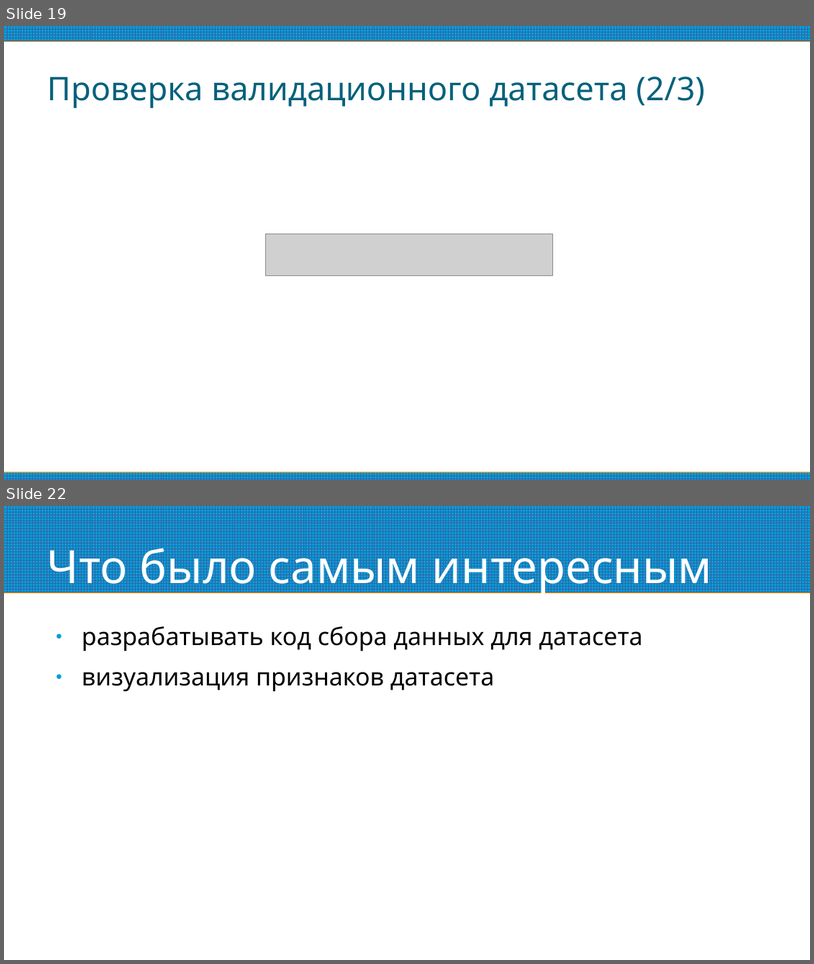
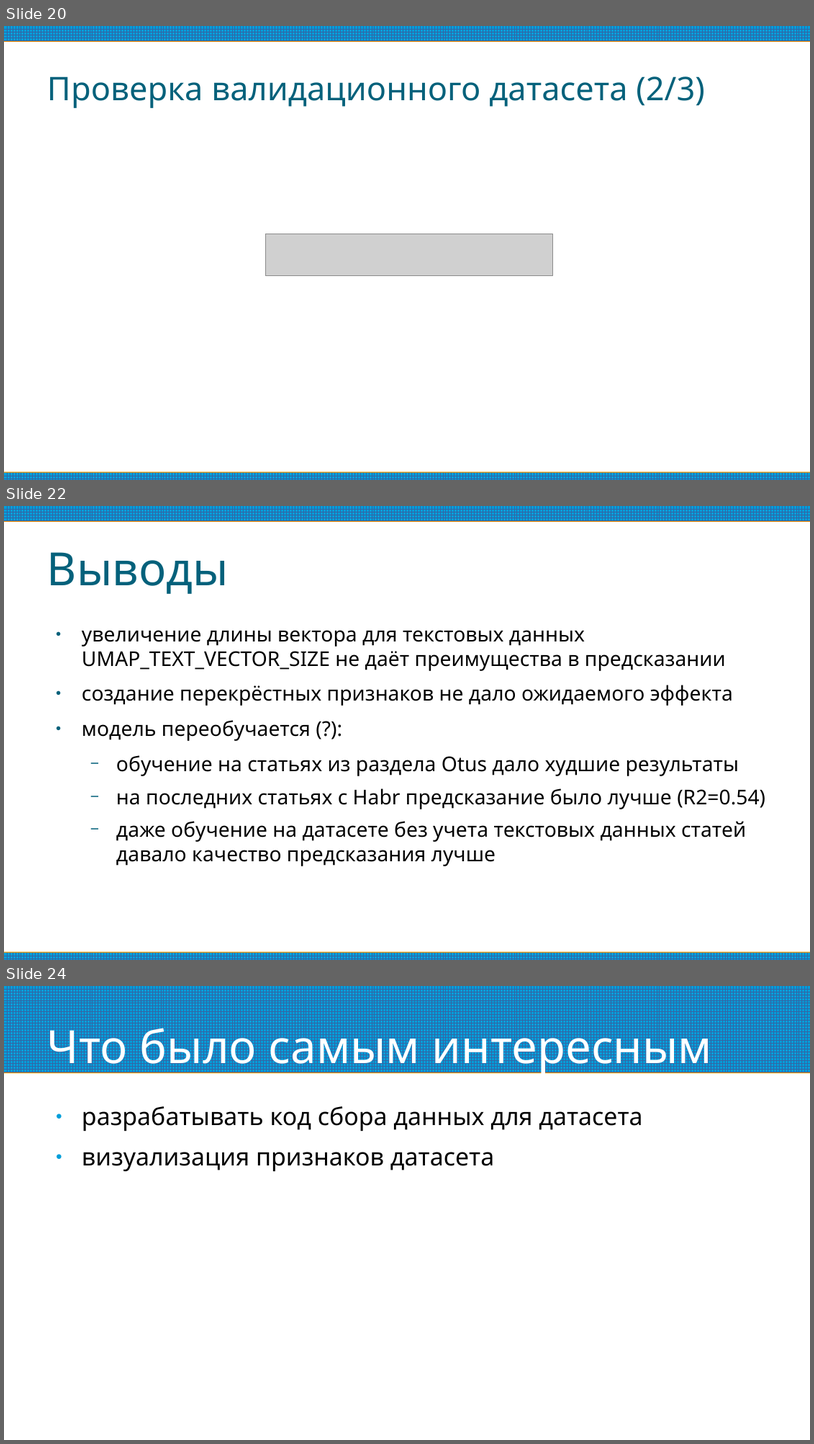
Before and after one commit to IIShabalin/OTUS-ML, a slide deck: Final/final.odp. Shown one above the other, each under a label of ours: slides 19 and 22 before the commit, slides 20, 22 and 24 after it; the slides between them are not shown. The pictures are 814x964 and 814x1444 pixels, drawn with LibreOffice and Linux fonts; fonts in the diff are those of the drawing; grey boxes stand for pictures. Boxes give left, top, right and bottom in pixels: in the first picture for what was removed or moved away, otherwise in the second. Text is boxed around its words. In the diff, an @@ line names an element or a change of style, - is before the commit and + after.

```diff
--- a/Final/final.odp
+++ b/Final/final.odp
@@ slide 22 added at (4,506,810,960), background #FFFFFF; not listed: 2 template elements that a slide beside it also shows @@
@@ title added at (47,552,229,594), 45 pt, text #04617B @@
+Выводы
@@ text added at (82,630,766,866), 20 pt, text #000000 @@
+● увеличение длины вектора для текстовых данных UMAP_TEXT_VECTOR_SIZE не даёт преимущества в предсказании
+● создание перекрёстных признаков не дало ожидаемого эффекта
+● модель переобучается (?):
+  − обучение на статьях из раздела Otus дало худшие результаты
+  − на последних статьях с Habr предсказание было лучше (R2=0.54)
+  − даже обучение на датасете без учета текстовых данных статей давало качество предсказания лучше
@@ what was slide 19 is now slide 20 @@
@@ what was slide 22 is now slide 24 @@
```
Also in this commit, not shown: 5 slides changed, 1 other slide added, 4 other files.
